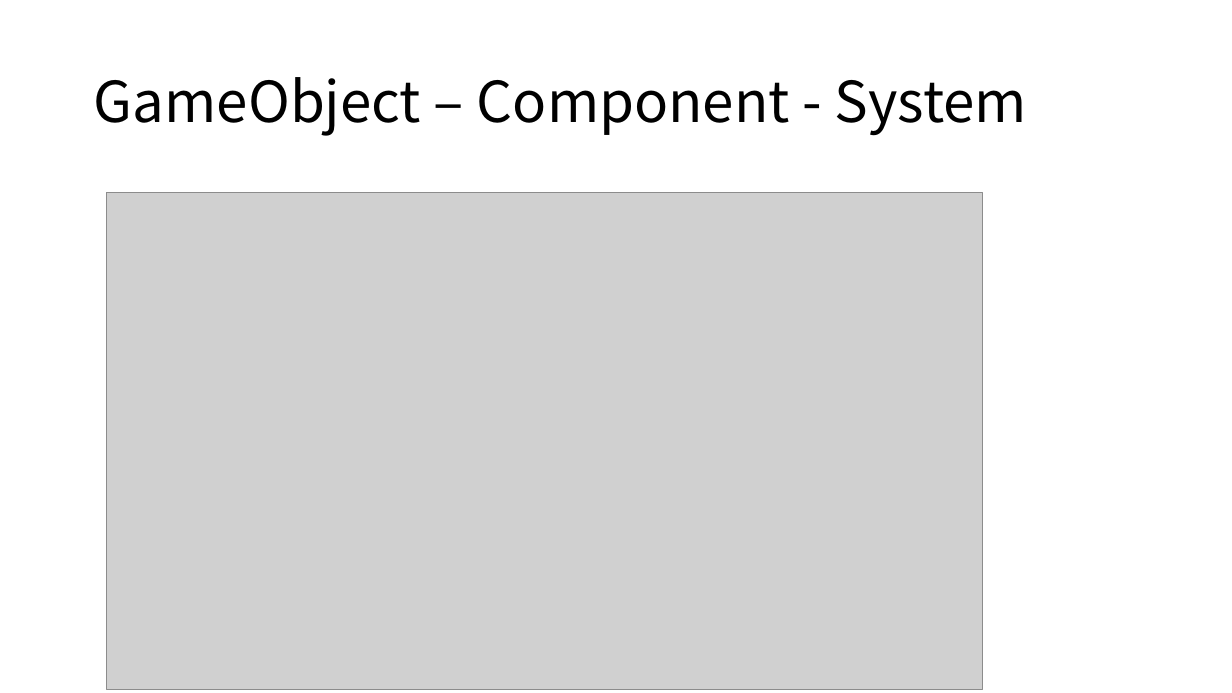
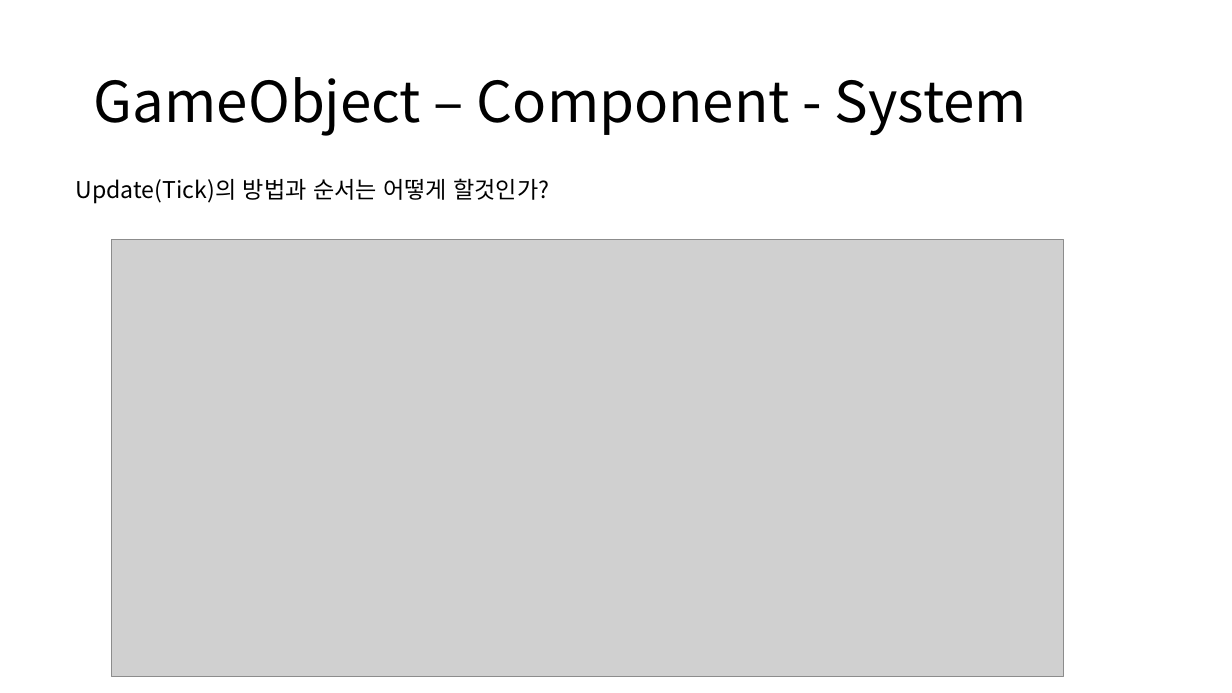
Before and after one commit to ldw9981/Direct2D_1.4, a slide deck: slide 12 of ppt/GameObject.pptx (slide 9 before the commit). Drawn at 1232x693 pixels with LibreOffice and Linux fonts; fonts in the diff are those of the drawing; grey boxes stand for pictures. Boxes give left, top, right and bottom in pixels: in the first picture for what was removed or moved away, otherwise in the second. Text is boxed around its words. In the diff, an @@ line names an element or a change of style, - is before the commit and + after.

```diff
--- a/ppt/GameObject.pptx
+++ b/ppt/GameObject.pptx
@@ text added at [76, 178, 549, 204], 18 pt, text #000000 @@
+Update(Tick)의 방법과 순서는 어떻게 할것인가?
@@ picture: place and size @@
-picture at [106, 192, 982, 689]
+picture at [112, 239, 1064, 677]
```
Also in this commit, not shown: 2 other slides changed, 3 slides added.
